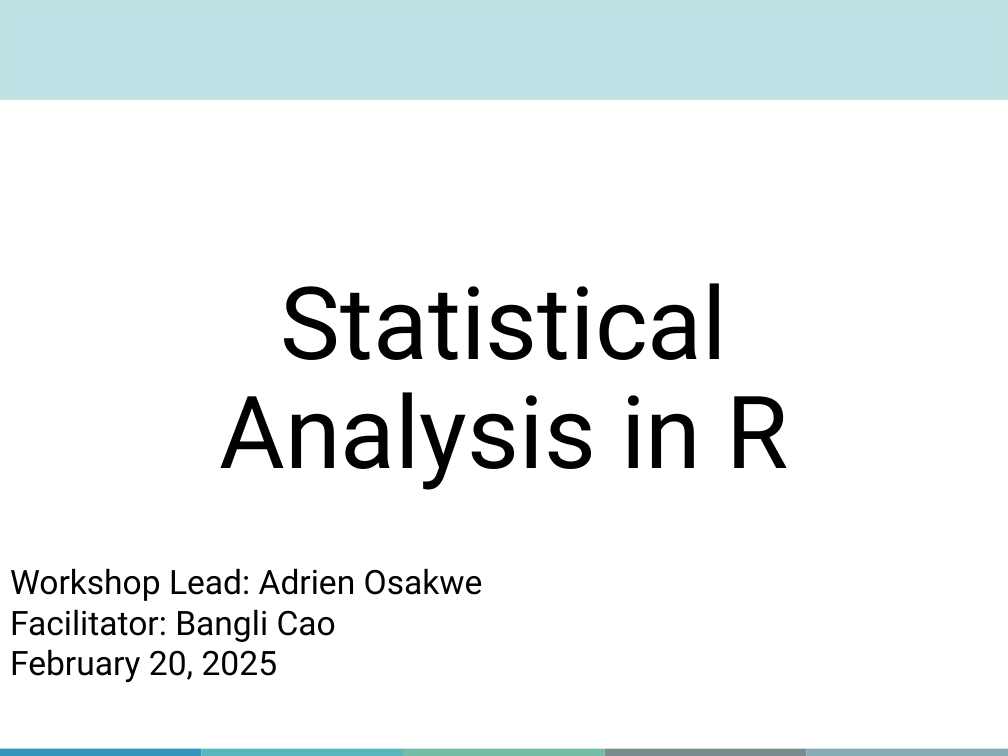
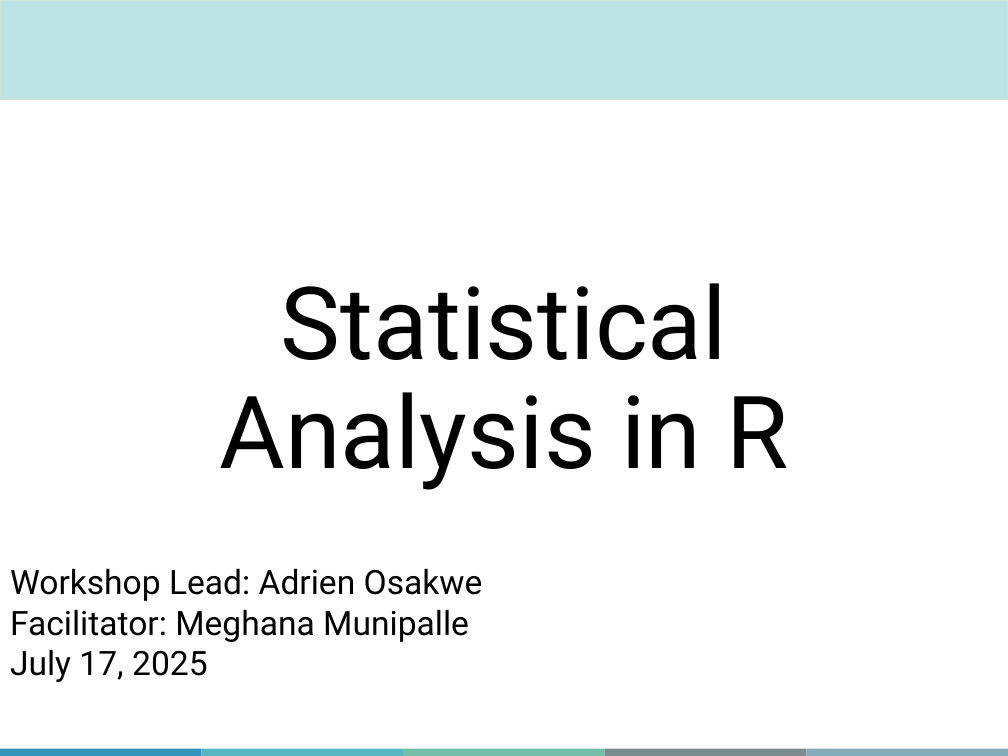
Before and after one commit to QLS-MiCM/StatsInR, a slide deck: slide 2 of slides/QLS-MiCM_StatisticsInR.pptx. Drawn at 1008x756 pixels with LibreOffice and Linux fonts; fonts in the diff are those of the drawing; background and template pictures are left out. Boxes give left, top, right and bottom in pixels: in the first picture for what was removed or moved away, otherwise in the second. Text is boxed around its words. In the diff, an @@ line names an element or a change of style, - is before the commit and + after.

```diff
--- a/slides/QLS-MiCM_StatisticsInR.pptx
+++ b/slides/QLS-MiCM_StatisticsInR.pptx
@@ text at box(10, 609, 469, 682): text changed @@
-Facilitator: Bangli Cao
-February 20, 2025
+Facilitator: Meghana Munipalle
+July 17, 2025
```
Also in this commit, not shown: 3 other slides changed, 1 other file.
